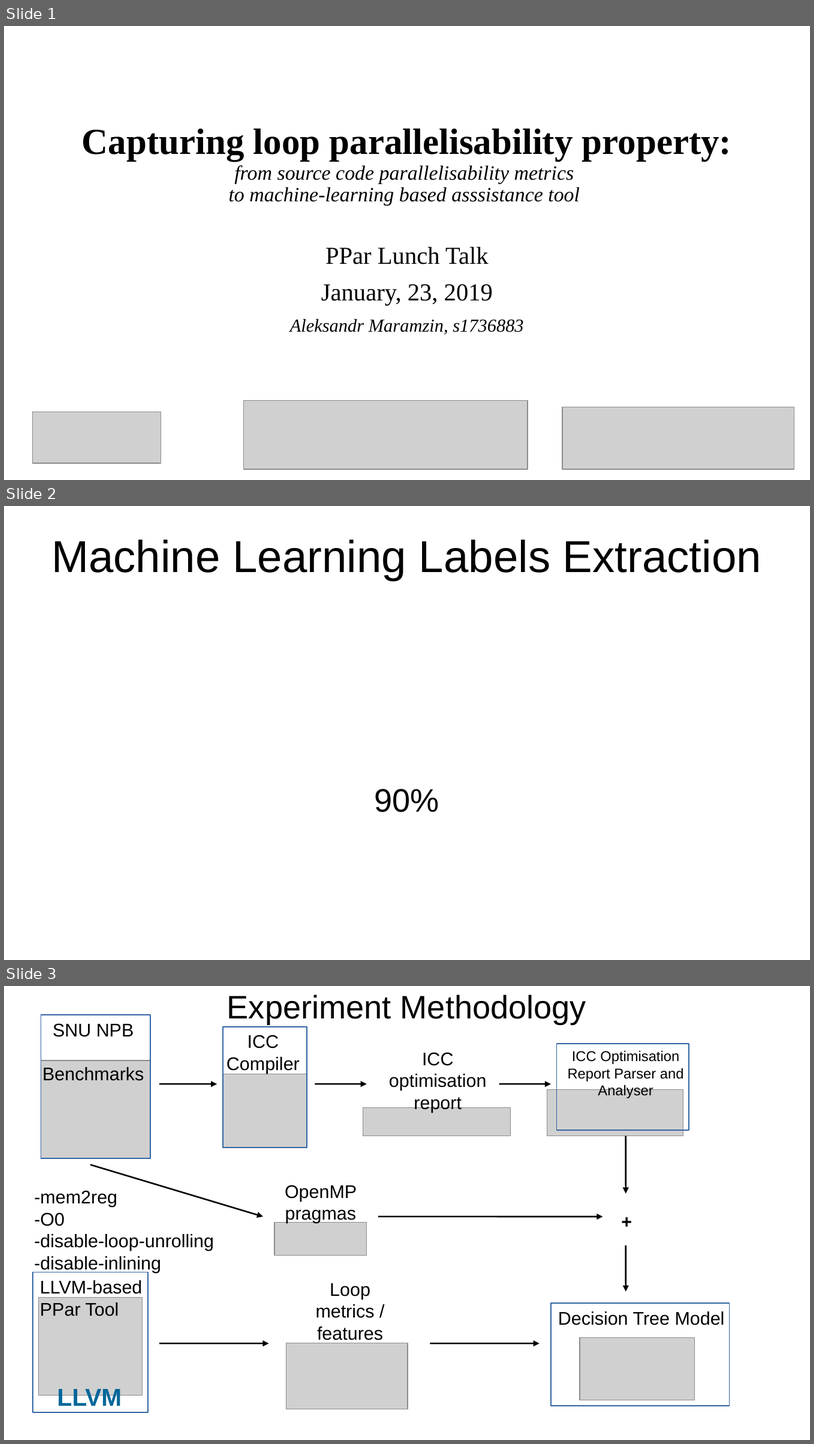
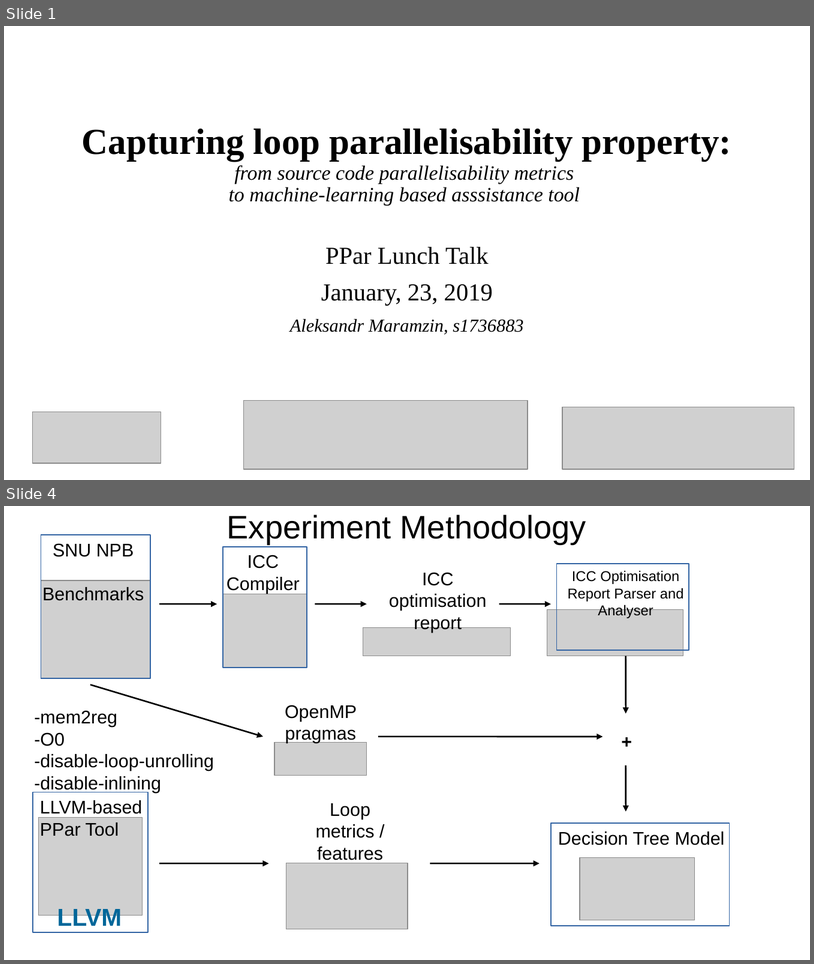
Before and after one commit to harel-coffee/PParMetrics-auto, a slide deck: PPar_lunch_talk/Learning_Loop_Parallelisability.odp. Shown one above the other, each under a label of ours: slides 1, 2 and 3 before the commit, slides 1 and 4 after it; the slides between them are not shown. The pictures are 814x1444 and 814x964 pixels, drawn with LibreOffice and Linux fonts; fonts in the diff are those of the drawing; grey boxes stand for pictures. Boxes give left, top, right and bottom in pixels: in the first picture for what was removed or moved away, otherwise in the second. Text is boxed around its words. In the diff, an @@ line names an element or a change of style, - is before the commit and + after.

```diff
--- a/PPar_lunch_talk/Learning_Loop_Parallelisability.odp
+++ b/PPar_lunch_talk/Learning_Loop_Parallelisability.odp
@@ slide 2 removed at bbox=[4, 506, 810, 960], background #FFFFFF @@
@@ title removed at bbox=[51, 540, 762, 580] @@
-Machine Learning Labels Extraction
@@ subtitle removed at bbox=[375, 789, 440, 812] @@
-90%
@@ what was slide 3 is now slide 4 @@
```
Also in this commit, not shown: 4 slides changed, 3 slides added, 3 other files.
